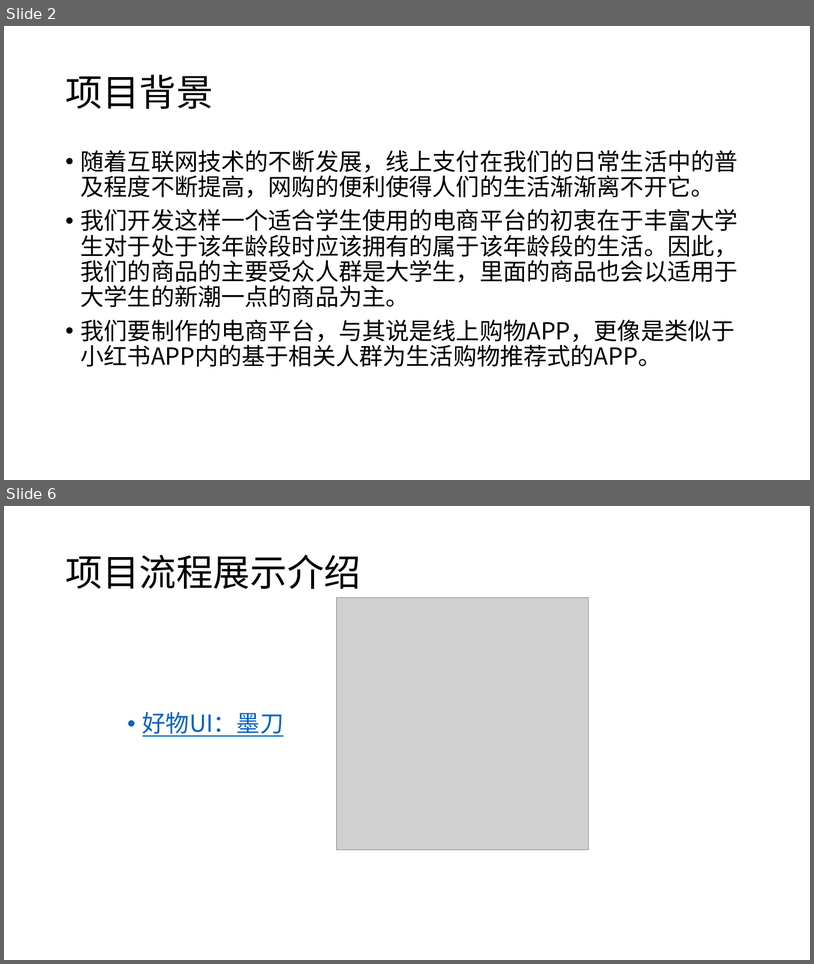
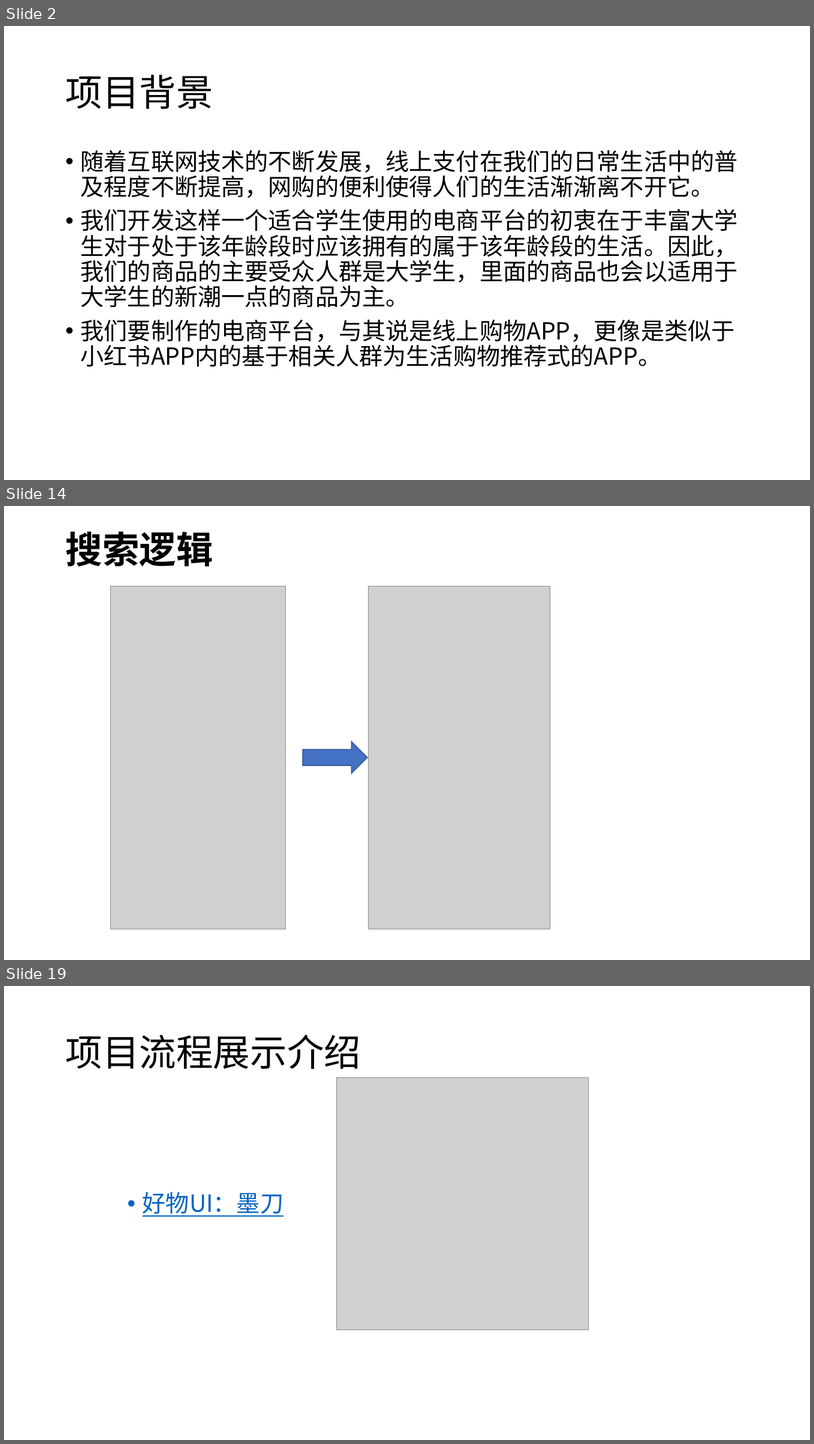
Before and after one commit to Android-Good-Goods/-, a slide deck: design/好物.pptx. Shown one above the other, each under a label of ours: slides 2 and 6 before the commit, slides 2, 14 and 19 after it; the slides between them are not shown. The pictures are 814x964 and 814x1444 pixels, drawn with LibreOffice and Linux fonts; fonts in the diff are those of the drawing; grey boxes stand for pictures. Boxes give left, top, right and bottom in pixels: in the first picture for what was removed or moved away, otherwise in the second. Text is boxed around its words. In the diff, an @@ line names an element or a change of style, - is before the commit and + after.

```diff
--- a/design/好物.pptx
+++ b/design/好物.pptx
@@ slide 14 added at box(4, 506, 810, 960), background #FFFFFF @@
@@ title added at box(65, 531, 213, 567), 44 pt, text #000000, bold @@
+搜索逻辑
@@ picture added at box(110, 586, 286, 929) @@
@@ picture added at box(369, 586, 551, 929) @@
@@ right arrow added at box(303, 741, 368, 774), fill #4472C4, outline #325491 1 pt @@
@@ what was slide 6 is now slide 19 @@
```
Also in this commit, not shown: 3 slides changed, 12 other slides added.
